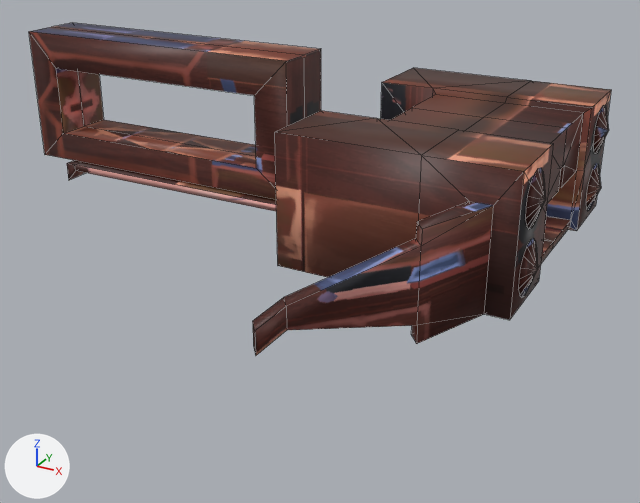
The Blender file content/dota_addons/ziv/models/units/ballista/ballista_top.blend, before and after one commit.
Both versions are drawn from a 50 mm lens placed at (6.72, -10.22, 10.73), pointed at (0.33, 1.4, 4.92). Lighting does not change. The marker at lower left points along +X, +Y and +Z. Mesh edges are drawn as thin lines.

In view in the first picture: 'ballista_top'.
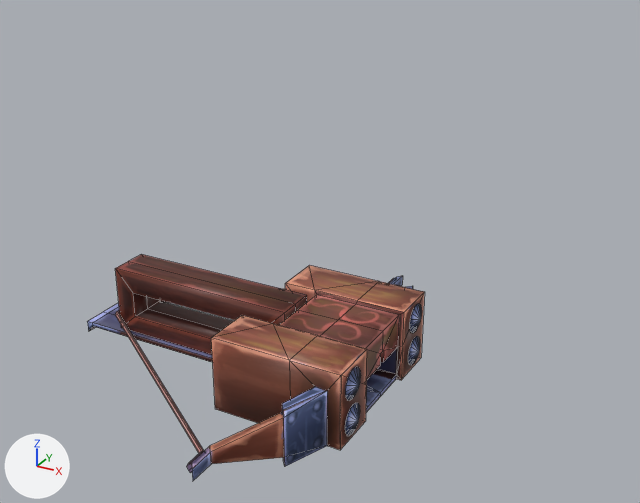
Commit message: Final ballista models

Pixel boxes [x1, y1, x2, y2] of what changed, in the pictures (640 x 503 px; the box of a moved part takes in the faces that stretch with it):
'ballista_top', reshaped, moved, rescaled, modifiers changed (42% narrower, 32% shorter)
    before: [29, 23, 611, 355]
    after: [87, 254, 424, 481]
part 1 of me_mesh_2, moved or reshaped
    before: [525, 105, 609, 229]
    after: [410, 303, 422, 333]
part 2 of me_mesh_2, moved or reshaped
    before: [518, 163, 601, 297]
    after: [408, 336, 420, 365]
part 3 of me_mesh_2, added
    after: [345, 367, 361, 400]
part 4 of me_mesh_2, added
    after: [345, 403, 360, 436]
part 5 of me_mesh_2, rebuilt
    before: [67, 68, 611, 355]
    after: [87, 265, 424, 481]
part 6 of me_mesh_2, rebuilt
    before: [29, 23, 321, 200]
    after: [115, 254, 307, 355]
part 7 of me_mesh_2, added (brown)
    after: [116, 278, 394, 473]

Patch to the scene script:
```diff
--- a/content/dota_addons/ziv/models/units/ballista/ballista_top.blend.py
+++ b/content/dota_addons/ziv/models/units/ballista/ballista_top.blend.py
@@ me_mesh_2 @@
 # used by ob_ballista_top; location = (0.0, 1.3, 6.83); rotation_euler = (1.571, 0.0, 1.571), in degrees (90, 0, 90); scale = (0.00889, 0.00889, 0.00889)
-me_mesh_2.from_pydata(...)  # 123 vertices, 123 faces; spans x -236.0..564.0, y -140.0..143.0, z -556.0..486.0
+me_mesh_2.from_pydata(...)  # 342 vertices, 346 faces; spans x -564.0..564.0, y -210.0..136.0, z -623.0..350.0
+# me_mesh_2 part 1: the loose piece of 17 vertices spanning x 147.0..230.0, y -11.0..72.0, z 472.0..486.0 is moved by (0.0, 42.0, -137.0)
+# me_mesh_2 part 2: the loose piece of 17 vertices spanning x 147.0..230.0, y -113.0..-29.0, z 472.0..486.0 is moved by (0.0, 42.0, -137.0)
+# me_mesh_2 part 3: a new loose piece, a 16-sided cone pointing to +z spanning x -230.0..-147.0, y 30.0..114.0, z 335.0..350.0, in mat_untitled_001 (picture img_untitled_001)
+# me_mesh_2 part 4: a new loose piece, a 16-sided cone pointing to +z spanning x -230.0..-147.0, y -71.0..13.0, z 335.0..350.0, in mat_untitled_001 (picture img_untitled_001)
+# me_mesh_2 part 5: the loose piece of 72 vertices spanning x 0.0..564.0, y -140.0..85.0, z -486.0..470.0 is rebuilt with 128 vertices and now spans x -564.0..564.0, y -98.0..127.0, z -623.0..334.0
+# me_mesh_2 part 6: the loose piece of 16 vertices spanning x 0.0..58.0, y -101.0..143.0, z -556.0..14.0 is rebuilt with 24 vertices and now spans x -58.0..58.0, y -59.0..136.0, z -501.0..69.0
+# me_mesh_2 part 7: a new loose piece of 56 vertices spanning x -543.0..543.0, y -32.0..-4.0, z -516.0..119.0, in mat_untitled_001 (picture img_untitled_001)
 me_mesh_2.materials.append(mat_untitled_001)
@@ ob_ballista_top @@
 ob_ballista_top = bpy.data.objects.new('ballista_top', me_mesh_2)
-ob_ballista_top.location = (0.0, 1.3, 6.83)
+ob_ballista_top.location = (0.29, 0.02, 3.91)
 ob_ballista_top.rotation_euler = (1.571, 0.0, 1.571)  # degrees (90, 0, 90)
-ob_ballista_top.scale = (0.00889, 0.00889, 0.00889)
-_m = ob_ballista_top.modifiers.new('Mirror', 'MIRROR')
-_m.use_clip = True
+ob_ballista_top.scale = (0.00564, 0.00564, 0.00564)
```
